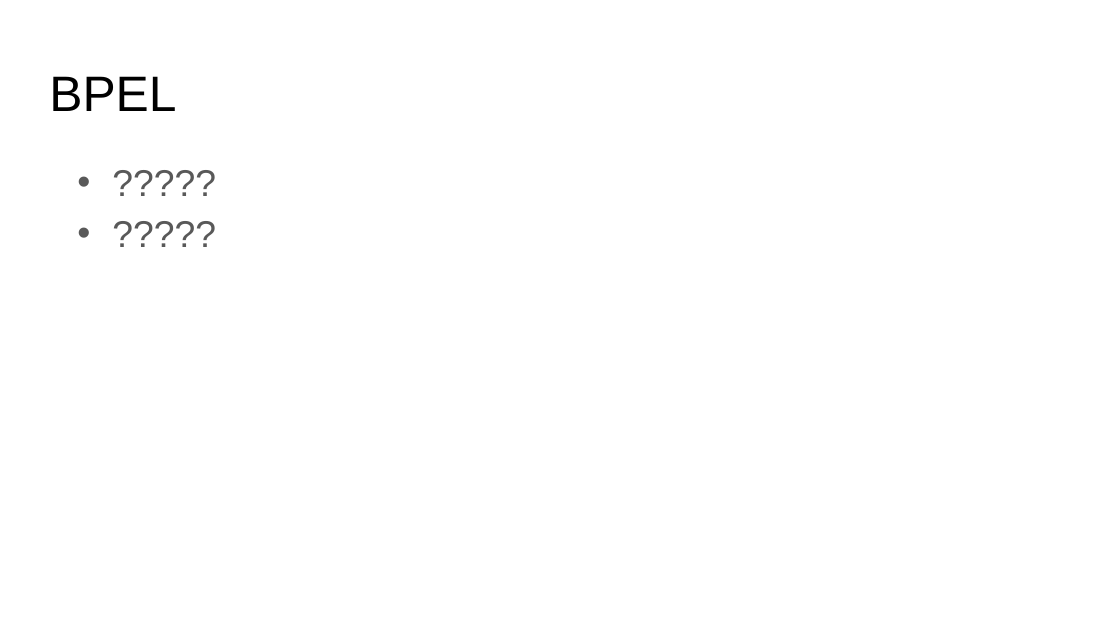
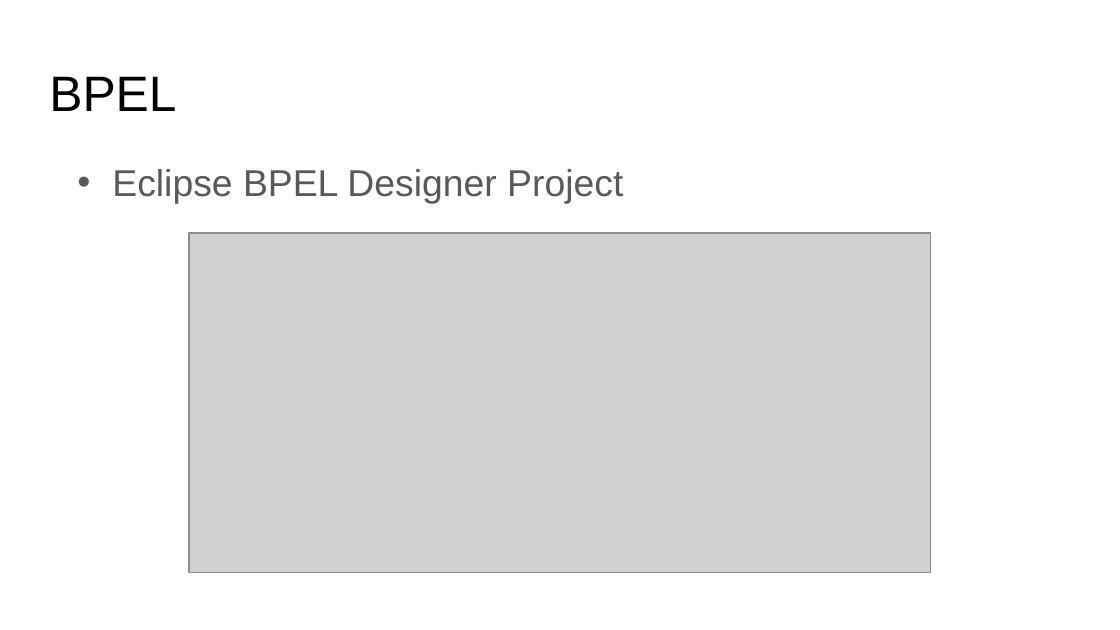
Before and after one commit to v-zmiycharov/services-su-hotel, a slide deck: slide 8 of docs/Presentation.pptx. Drawn at 1120x630 pixels with LibreOffice and Linux fonts; fonts in the diff are those of the drawing; grey boxes stand for pictures. Boxes give left, top, right and bottom in pixels: in the first picture for what was removed or moved away, otherwise in the second. Text is boxed around its words. In the diff, an @@ line names an element or a change of style, - is before the commit and + after.

Commit message:
Finish presentation

```diff
--- a/docs/Presentation.pptx
+++ b/docs/Presentation.pptx
@@ text at <box>112,169,623,204</box>: text changed @@
-• ?????
-• ?????
+• Eclipse BPEL Designer Project
@@ picture added at <box>189,233,931,572</box> @@
```
